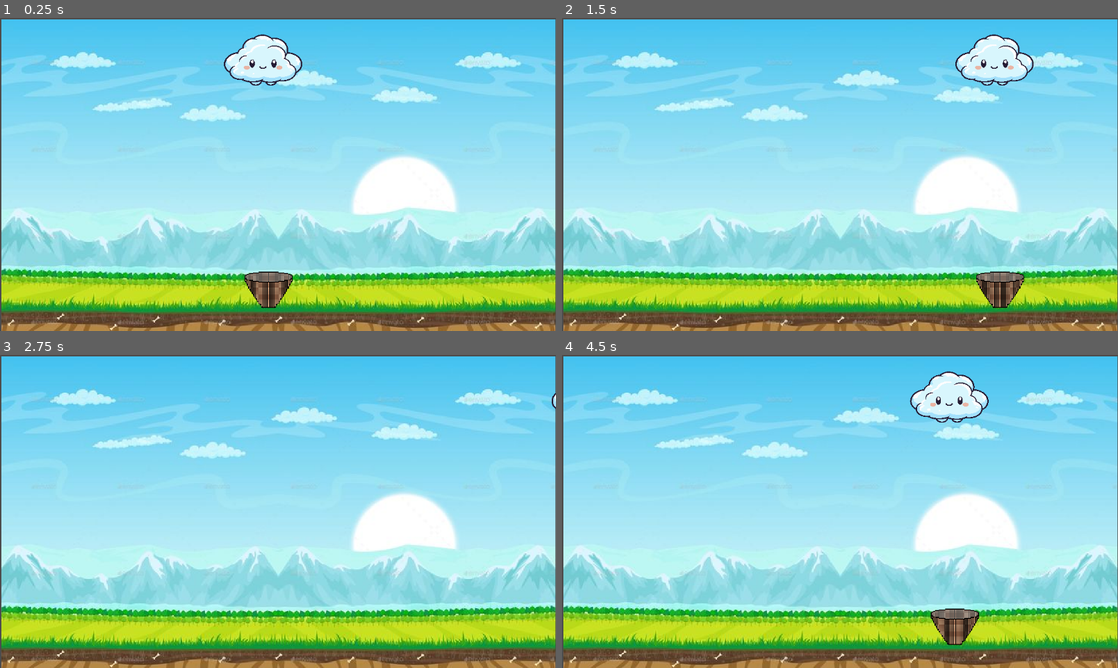
Above: before the commit, frames 1-4 (two rows, left to right).
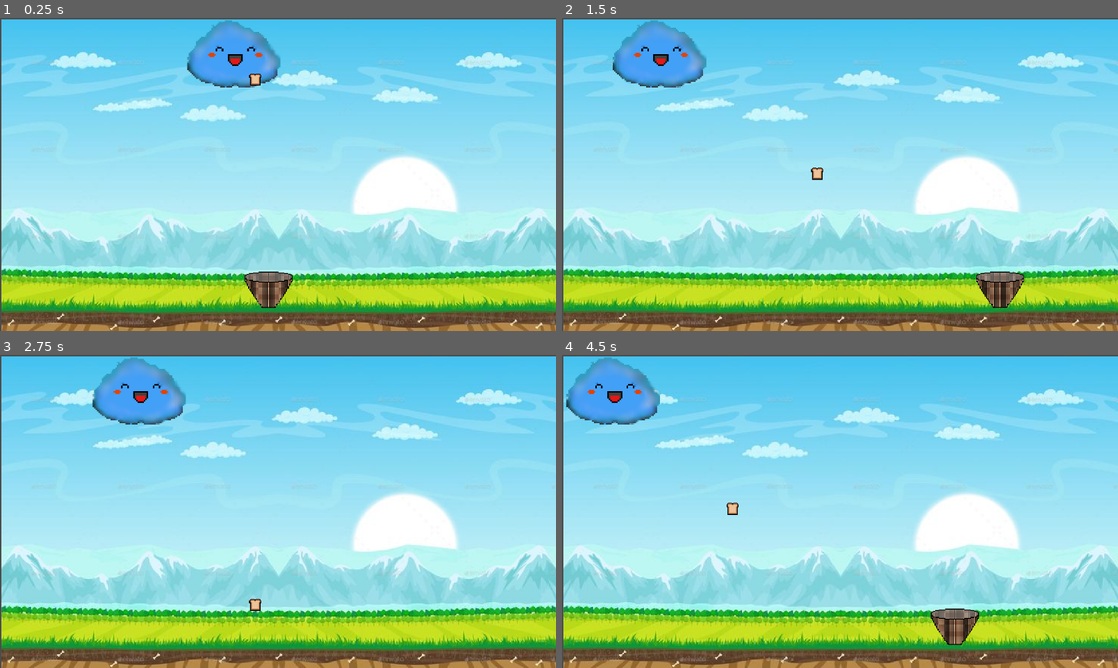
Above: after the commit, the same moments.

Repository: maltech0005-tech/Bread-Busket
Game: Godot game, scene res://scenes/game.tscn
Two runs of this game, one before a commit and one after it. Both use one fixed random seed, a clock stepped at 60 frames per second and the inputs below. Before the commit the project starts from res://scenes/main.tscn.
Inputs:
- Up to frame 1 (0.25 s): no input
- Up to frame 2 (1.5 s): tap Enter at 0.5 s; hold Right (ui_right) 0.53-1.28 s; tap Alt at 0.6 s; hold Down from 1.28 s (still down); tap Shift at 1.35 s
- Up to frame 3 (2.75 s): release Down at 2.03 s; hold Right (ui_right) from 2.03 s (still down); tap Alt at 2.1 s
- Up to frame 4 (4.5 s): release Right (ui_right) at 2.78 s; hold Up 2.78-3.53 s; tap Shift at 2.85, 4.35 s; hold Left (ui_left) from 3.53 s (still down); tap Alt at 3.6 s

The runs differ from the first frame. In frame 1, 4.1% of the frame differs, in the area x 3-100%, y 0-100%; in frame 2, 5.3%; in frame 3, 3.8%; in frame 4, 5.3%, in the area x 0-100%, y 0-100%.

Commit message:
addee new sprites, made clear randomized movement and speed for the cloud and bread spawning
now the game scene handles bread spawning. bread disappers on contact with basket

Diff:
--- a/project.godot
+++ b/project.godot
@@ -10,7 +10,7 @@
 
 [application]
 
-config/name="Food-Basket"
+config/name="Bread Basket"
 run/main_scene="uid://dagl2jsi6iqyj"
 config/features=PackedStringArray("4.5", "GL Compatibility")
 config/icon="res://icon.svg"
@@ -23,6 +23,19 @@
 
 enabled=PackedStringArray("res://addons/godot_super-wakatime/plugin.cfg")
 
+[input]
+
+right={
+"deadzone": 0.2,
+"events": [Object(InputEventKey,"resource_local_to_scene":false,"resource_name":"","device":-1,"window_id":0,"alt_pressed":false,"shift_pressed":false,"ctrl_pressed":false,"meta_pressed":false,"pressed":false,"keycode":0,"physical_keycode":4194321,"key_label":0,"unicode":0,"location":0,"echo":false,"script":null)
+]
+}
+left={
+"deadzone": 0.2,
+"events": [Object(InputEventKey,"resource_local_to_scene":false,"resource_name":"","device":-1,"window_id":0,"alt_pressed":false,"shift_pressed":false,"ctrl_pressed":false,"meta_pressed":false,"pressed":false,"keycode":0,"physical_keycode":4194319,"key_label":0,"unicode":0,"location":0,"echo":false,"script":null)
+]
+}
+
 [rendering]
 
 textures/canvas_textures/default_texture_filter=0
--- a/scenes/basket.tscn
+++ b/scenes/basket.tscn
@@ -1,9 +1,7 @@
-[gd_scene load_steps=6 format=3 uid="uid://drk5hxkm1vgwx"]
+[gd_scene load_steps=7 format=3 uid="uid://drk5hxkm1vgwx"]
 
 [ext_resource type="Script" uid="uid://dqct4inkqemm7" path="res://script/basket.gd" id="1_idgsc"]
 [ext_resource type="Texture2D" uid="uid://r32w51saa6nw" path="res://assets/basket.png" id="2_o74ig"]
-
-[sub_resource type="RectangleShape2D" id="RectangleShape2D_3myrj"]
 
 [sub_resource type="AtlasTexture" id="AtlasTexture_tyt6o"]
 atlas = ExtResource("2_o74ig")
@@ -20,11 +18,24 @@
 "speed": 5.0
 }]
 
+[sub_resource type="RectangleShape2D" id="RectangleShape2D_idgsc"]
+size = Vector2(62, 27)
+
+[sub_resource type="CircleShape2D" id="CircleShape2D_idgsc"]
+radius = 32.89377
+
 [node name="basket" type="CharacterBody2D"]
 script = ExtResource("1_idgsc")
 
-[node name="CollisionShape2D" type="CollisionShape2D" parent="."]
-shape = SubResource("RectangleShape2D_3myrj")
-
 [node name="AnimatedSprite2D" type="AnimatedSprite2D" parent="."]
 sprite_frames = SubResource("SpriteFrames_xn4va")
+
+[node name="CollisionShape2D" type="CollisionShape2D" parent="."]
+position = Vector2(0, -3.5)
+shape = SubResource("RectangleShape2D_idgsc")
+
+[node name="Area2D" type="Area2D" parent="."]
+
+[node name="CollisionShape2D" type="CollisionShape2D" parent="Area2D"]
+position = Vector2(0, -1)
+shape = SubResource("CircleShape2D_idgsc")
--- a/scenes/bread.tscn
+++ b/scenes/bread.tscn
@@ -1,13 +1,20 @@
-[gd_scene load_steps=3 format=3 uid="uid://bajosakgpd441"]
+[gd_scene load_steps=4 format=3 uid="uid://cleun01lmmbk4"]
 
-[sub_resource type="CircleShape2D" id="CircleShape2D_nckey"]
+[ext_resource type="Script" uid="uid://dro5onhqalb0x" path="res://script/bread.gd" id="1_16yqp"]
+[ext_resource type="Texture2D" uid="uid://f4cy2l1abf1x" path="res://assets/bread.png" id="1_svkq2"]
 
-[sub_resource type="SpriteFrames" id="SpriteFrames_lj8jo"]
+[sub_resource type="CircleShape2D" id="CircleShape2D_16yqp"]
 
-[node name="bread" type="CharacterBody2D"]
+[node name="Bread" type="Area2D"]
+script = ExtResource("1_16yqp")
+
+[node name="Sprite2D" type="Sprite2D" parent="."]
+texture = ExtResource("1_svkq2")
 
 [node name="CollisionShape2D" type="CollisionShape2D" parent="."]
-shape = SubResource("CircleShape2D_nckey")
+position = Vector2(0, 1)
+shape = SubResource("CircleShape2D_16yqp")
 
-[node name="AnimatedSprite2D" type="AnimatedSprite2D" parent="."]
-sprite_frames = SubResource("SpriteFrames_lj8jo")
+[connection signal="area_shape_entered" from="." to="." method="_on_area_shape_entered"]
+[connection signal="body_entered" from="." to="." method="_on_body_entered"]
+[connection signal="body_shape_entered" from="." to="." method="_on_body_shape_entered"]
--- a/scenes/character_body_2d.tscn
+++ /dev/null
@@ -1,13 +0,0 @@
-[gd_scene load_steps=3 format=3 uid="uid://dpfy1786g12m2"]
-
-[sub_resource type="CircleShape2D" id="CircleShape2D_nckey"]
-
-[sub_resource type="SpriteFrames" id="SpriteFrames_lj8jo"]
-
-[node name="bread" type="CharacterBody2D"]
-
-[node name="CollisionShape2D" type="CollisionShape2D" parent="."]
-shape = SubResource("CircleShape2D_nckey")
-
-[node name="AnimatedSprite2D" type="AnimatedSprite2D" parent="."]
-sprite_frames = SubResource("SpriteFrames_lj8jo")
--- a/scenes/cloud.tscn
+++ b/scenes/cloud.tscn
@@ -1,36 +1,58 @@
-[gd_scene load_steps=4 format=3 uid="uid://brk5ornw4rseq"]
+[gd_scene load_steps=9 format=3 uid="uid://brk5ornw4rseq"]
 
-[ext_resource type="Texture2D" uid="uid://bwkrkcye6pod1" path="res://assets/cloud.png" id="1_vlwrh"]
-
-[sub_resource type="GDScript" id="GDScript_vlwrh"]
-script/source = "extends CharacterBody2D
-
-
-const SPEED = 300.0
-const JUMP_VELOCITY = -400.0
-
-
-func _physics_process(delta: float) -> void:
-
-	var direction := Input.get_axis(\"ui_left\", \"ui_right\")
-	if direction:
-		velocity.x = direction * SPEED
-	else:
-		velocity.x = move_toward(velocity.x, 0, SPEED)
-
-	move_and_slide()
-"
+[ext_resource type="Texture2D" uid="uid://nqxp4my6vnoj" path="res://assets/cloud_happy.png" id="1_2kyfr"]
+[ext_resource type="Script" uid="uid://b513lnbnri2n5" path="res://script/cloud.gd" id="1_n1qj5"]
+[ext_resource type="PackedScene" uid="uid://cleun01lmmbk4" path="res://scenes/bread.tscn" id="2_fubt3"]
+[ext_resource type="Texture2D" uid="uid://cr1a50yywhvlx" path="res://assets/cloud_sad.png" id="2_n1qj5"]
 
 [sub_resource type="CircleShape2D" id="CircleShape2D_2kyfr"]
 radius = 51.009804
 
+[sub_resource type="AtlasTexture" id="AtlasTexture_fubt3"]
+atlas = ExtResource("1_2kyfr")
+region = Rect2(0, 0, 64, 64)
+
+[sub_resource type="AtlasTexture" id="AtlasTexture_sk0fm"]
+atlas = ExtResource("2_n1qj5")
+region = Rect2(0, 0, 64, 64)
+
+[sub_resource type="SpriteFrames" id="SpriteFrames_6omnh"]
+animations = [{
+"frames": [{
+"duration": 1.0,
+"texture": SubResource("AtlasTexture_fubt3")
+}],
+"loop": true,
+"name": &"happy",
+"speed": 5.0
+}, {
+"frames": [{
+"duration": 1.0,
+"texture": SubResource("AtlasTexture_sk0fm")
+}],
+"loop": true,
+"name": &"sad",
+"speed": 5.0
+}]
+
 [node name="cloud" type="CharacterBody2D"]
-script = SubResource("GDScript_vlwrh")
-
-[node name="Sprite2D" type="Sprite2D" parent="."]
-position = Vector2(-0.21774295, 0.25268555)
-scale = Vector2(0.015552698, 0.013592415)
-texture = ExtResource("1_vlwrh")
+script = ExtResource("1_n1qj5")
+bread = ExtResource("2_fubt3")
 
 [node name="CollisionShape2D" type="CollisionShape2D" parent="."]
+visible = false
 shape = SubResource("CircleShape2D_2kyfr")
+
+[node name="AnimatedSprite2D" type="AnimatedSprite2D" parent="."]
+position = Vector2(-1, 0)
+scale = Vector2(2, 1.9375)
+sprite_frames = SubResource("SpriteFrames_6omnh")
+animation = &"happy"
+autoplay = "happy"
+
+[node name="random_timer" type="Timer" parent="."]
+
+[node name="spawn_timer" type="Timer" parent="."]
+
+[connection signal="timeout" from="random_timer" to="." method="_on_random_timer_timeout"]
+[connection signal="timeout" from="spawn_timer" to="." method="_on_spawn_timer_timeout"]
--- /dev/null
+++ b/scenes/game.gd
@@ -0,0 +1,26 @@
+extends Node2D
+@export var bread: PackedScene
+@onready var spawn_timer: Timer = $spawn_timer
+
+var cloud = null
+
+# Called when the node enters the scene tree for the first time.
+func _ready() -> void:
+	cloud=get_tree().get_first_node_in_group("cloud")
+	spawn_timer.start(3)
+
+# Called every frame. 'delta' is the elapsed time since the previous frame.
+func _process(_delta: float) -> void:
+	pass
+
+func _on_left_pressed() -> void:
+	Input.action_press("left")
+
+func _on_right_pressed() -> void:
+	Input.action_press("right")
+
+func _on_spawn_timer_timeout() -> void:
+	var bread_spawn = bread.instantiate()
+	cloud=get_tree().get_first_node_in_group("cloud")
+	bread_spawn.global_position=cloud.global_position
+	add_child(bread_spawn)
--- /dev/null
+++ b/scenes/game.tscn
@@ -0,0 +1,117 @@
+[gd_scene load_steps=15 format=3 uid="uid://dagl2jsi6iqyj"]
+
+[ext_resource type="Texture2D" uid="uid://c7ah4k5x5k3sn" path="res://assets/bg1.jpg" id="1_iywne"]
+[ext_resource type="Script" uid="uid://cy0riad6dssft" path="res://scenes/game.gd" id="1_p57ef"]
+[ext_resource type="PackedScene" uid="uid://drk5hxkm1vgwx" path="res://scenes/basket.tscn" id="2_p57ef"]
+[ext_resource type="PackedScene" uid="uid://brk5ornw4rseq" path="res://scenes/cloud.tscn" id="3_u5sy4"]
+[ext_resource type="Texture2D" uid="uid://padcejxo8i70" path="res://assets/left_button.png" id="4_gee14"]
+[ext_resource type="Texture2D" uid="uid://dttb1btw7l5qc" path="res://assets/playbutton.png" id="5_0tnpc"]
+[ext_resource type="PackedScene" uid="uid://cleun01lmmbk4" path="res://scenes/bread.tscn" id="7_u5sy4"]
+
+[sub_resource type="WorldBoundaryShape2D" id="WorldBoundaryShape2D_jyhfs"]
+
+[sub_resource type="StyleBoxFlat" id="StyleBoxFlat_o6xl0"]
+bg_color = Color(0.005010658, 0.07290005, 0.16305697, 1)
+corner_radius_top_left = 6
+corner_radius_top_right = 6
+corner_radius_bottom_right = 6
+corner_radius_bottom_left = 6
+
+[sub_resource type="StyleBoxFlat" id="StyleBoxFlat_tefeu"]
+bg_color = Color(0.05490196, 0.29803923, 0.54509807, 0.9607843)
+corner_radius_top_left = 6
+corner_radius_top_right = 6
+corner_radius_bottom_right = 6
+corner_radius_bottom_left = 6
+
+[sub_resource type="StyleBoxFlat" id="StyleBoxFlat_tbgi4"]
+bg_color = Color(0.056684233, 0.29733434, 0.5448543, 1)
+corner_radius_top_left = 6
+corner_radius_top_right = 6
+corner_radius_bottom_right = 6
+corner_radius_bottom_left = 6
+
+[sub_resource type="StyleBoxFlat" id="StyleBoxFlat_tipki"]
+bg_color = Color(0.003921569, 0.07450981, 0.16470589, 1)
+corner_radius_top_left = 6
+corner_radius_top_right = 6
+corner_radius_bottom_right = 6
+corner_radius_bottom_left = 6
+
+[sub_resource type="StyleBoxFlat" id="StyleBoxFlat_85g3d"]
+bg_color = Color(0.05490196, 0.29803923, 0.54509807, 0.9607843)
+corner_radius_top_left = 6
+corner_radius_top_right = 6
+corner_radius_bottom_right = 6
+corner_radius_bottom_left = 6
+
+[sub_resource type="StyleBoxFlat" id="StyleBoxFlat_choun"]
+bg_color = Color(0.05490196, 0.29803923, 0.54509807, 1)
+
+[node name="game" type="Node2D"]
+script = ExtResource("1_p57ef")
+bread = ExtResource("7_u5sy4")
+
+[node name="bg" type="Sprite2D" parent="."]
+position = Vector2(369.5, 208)
+scale = Vector2(1.0013587, 1)
+texture = ExtResource("1_iywne")
+
+[node name="basket" parent="." instance=ExtResource("2_p57ef")]
+position = Vector2(356, 360)
+
+[node name="Area2D" type="Area2D" parent="."]
+position = Vector2(369, 208)
+
+[node name="CollisionShape2D" type="CollisionShape2D" parent="Area2D"]
+position = Vector2(3, 177)
+shape = SubResource("WorldBoundaryShape2D_jyhfs")
+disabled = true
+
+[node name="Camera2D" type="Camera2D" parent="."]
+position = Vector2(356, 360)
+zoom = Vector2(1.56, 1.56)
+limit_left = 0
+limit_top = 0
+limit_right = 737
+limit_bottom = 414
+limit_smoothed = true
+
+[node name="cloud" parent="." instance=ExtResource("3_u5sy4")]
+position = Vector2(349, 55)
+
+[node name="CanvasLayer" type="CanvasLayer" parent="."]
+
+[node name="left" type="Button" parent="CanvasLayer"]
+visible = false
+offset_left = 6.0
+offset_top = 609.0
+offset_right = 70.0
+offset_bottom = 640.0
+theme_override_styles/normal = SubResource("StyleBoxFlat_o6xl0")
+theme_override_styles/pressed = SubResource("StyleBoxFlat_tefeu")
+theme_override_styles/hover = SubResource("StyleBoxFlat_tbgi4")
+text = "LEFT"
+icon = ExtResource("4_gee14")
+
+[node name="right" type="Button" parent="CanvasLayer"]
+visible = false
+offset_left = 1067.0
+offset_top = 609.0
+offset_right = 1143.0
+offset_bottom = 640.0
+theme_override_styles/normal = SubResource("StyleBoxFlat_tipki")
+theme_override_styles/pressed = SubResource("StyleBoxFlat_85g3d")
+theme_override_styles/hover = SubResource("StyleBoxFlat_choun")
+text = "RIGHT"
+icon = ExtResource("5_0tnpc")
+icon_alignment = 2
+
+[node name="Bread" parent="." instance=ExtResource("7_u5sy4")]
+position = Vector2(338.30444, 55.761345)
+
+[node name="spawn_timer" type="Timer" parent="."]
+
+[connection signal="pressed" from="CanvasLayer/left" to="." method="_on_left_pressed"]
+[connection signal="pressed" from="CanvasLayer/right" to="." method="_on_right_pressed"]
+[connection signal="timeout" from="spawn_timer" to="." method="_on_spawn_timer_timeout"]
--- /dev/null
+++ b/scenes/hail.tscn
@@ -0,0 +1,16 @@
+[gd_scene load_steps=3 format=3 uid="uid://chugoet7aphwn"]
+
+[ext_resource type="Texture2D" uid="uid://bpk3eyt32x8gl" path="res://assets/hail.png" id="1_i17hj"]
+
+[sub_resource type="CircleShape2D" id="CircleShape2D_i17hj"]
+radius = 11.0
+
+[node name="Hail" type="Node2D"]
+
+[node name="Area2D" type="Area2D" parent="."]
+
+[node name="Sprite2D" type="Sprite2D" parent="Area2D"]
+texture = ExtResource("1_i17hj")
+
+[node name="CollisionShape2D" type="CollisionShape2D" parent="Area2D"]
+shape = SubResource("CircleShape2D_i17hj")
--- a/scenes/main.tscn
+++ /dev/null
@@ -1,36 +0,0 @@
-[gd_scene load_steps=5 format=3 uid="uid://dagl2jsi6iqyj"]
-
-[ext_resource type="Texture2D" uid="uid://c7ah4k5x5k3sn" path="res://assets/bg1.jpg" id="1_0wfyh"]
-[ext_resource type="PackedScene" uid="uid://drk5hxkm1vgwx" path="res://scenes/basket.tscn" id="2_sugp2"]
-[ext_resource type="PackedScene" uid="uid://brk5ornw4rseq" path="res://scenes/cloud.tscn" id="3_sugp2"]
-
-[sub_resource type="WorldBoundaryShape2D" id="WorldBoundaryShape2D_jyhfs"]
-
-[node name="main" type="Node2D"]
-
-[node name="bg" type="Sprite2D" parent="."]
-position = Vector2(369, 208)
-texture = ExtResource("1_0wfyh")
-
-[node name="basket" parent="." instance=ExtResource("2_sugp2")]
-position = Vector2(356, 360)
-
-[node name="Area2D" type="Area2D" parent="."]
-position = Vector2(369, 208)
-
-[node name="CollisionShape2D" type="CollisionShape2D" parent="Area2D"]
-position = Vector2(3, 177)
-shape = SubResource("WorldBoundaryShape2D_jyhfs")
-disabled = true
-
-[node name="Camera2D" type="Camera2D" parent="."]
-position = Vector2(356, 360)
-zoom = Vector2(1.56, 1.56)
-limit_left = 0
-limit_top = 0
-limit_right = 737
-limit_bottom = 414
-limit_smoothed = true
-
-[node name="cloud" parent="." instance=ExtResource("3_sugp2")]
-position = Vector2(349, 55)
--- /dev/null
+++ b/scenes/trial.tscn
@@ -0,0 +1,10 @@
+[gd_scene load_steps=2 format=3 uid="uid://cdd3w37rvr8wk"]
+
+[sub_resource type="RectangleShape2D" id="RectangleShape2D_3q0qp"]
+
+[node name="Trial" type="Node2D"]
+
+[node name="CharacterBody2D" type="CharacterBody2D" parent="."]
+
+[node name="CollisionShape2D" type="CollisionShape2D" parent="CharacterBody2D"]
+shape = SubResource("RectangleShape2D_3q0qp")
--- a/script/basket.gd
+++ b/script/basket.gd
@@ -1,13 +1,14 @@
 extends CharacterBody2D
-
 
 const SPEED = 300.0
 const JUMP_VELOCITY = -400.0
 
+func _ready() -> void:
+	add_to_group("basket")
 
-func _physics_process(delta: float) -> void:
+func _physics_process(_delta: float) -> void:
 
-	var direction := Input.get_axis("ui_left", "ui_right")
+	var direction := Input.get_axis("left", "right")
 	if direction:
 		velocity.x = direction * SPEED
 	else:
--- /dev/null
+++ b/script/bread.gd
@@ -0,0 +1,24 @@
+extends Node2D
+@onready var animated_sprite_2d: Sprite2D = $Sprite2D
+
+var Speed = 100
+
+func _ready() -> void:
+	add_to_group("bread")
+
+func _process(delta: float) -> void:
+	global_position.y+=Speed*delta
+
+func _on_body_entered(body: Node2D) -> void:
+	if body.is_in_group("basket"):
+		queue_free()
+
+#func _on_body_shape_entered(_body_rid: RID, body: Node2D, _body_shape_index: int, _local_shape_index: int) -> void:
+	#if body.is_in_group("basket"):
+		#print("2")
+		#queue_free()
+
+#func _on_area_shape_entered(area_rid: RID, area: Area2D, area_shape_index: int, local_shape_index: int) -> void:
+	#if area.is_in_group("basket"):
+		#print("1")
+		#queue_free()
--- /dev/null
+++ b/script/cloud.gd
@@ -0,0 +1,39 @@
+extends CharacterBody2D
+
+@onready var random_timer: Timer = $random_timer
+@onready var spawn_timer: Timer = $spawn_timer
+@export var bread: PackedScene
+
+const JUMP_VELOCITY = -400.0
+var init_pos: Vector2
+
+var direction: int = -1
+var speed = 3.0
+var computing = false
+
+func _ready() -> void:
+	add_to_group("cloud")
+	init_pos =global_position
+	rand_move()
+	spawn_timer.start(3)
+
+func _physics_process(_delta: float) -> void:
+	if position.x<70:
+		direction=1
+	if position.x>638:
+		direction=-1
+	velocity.x=direction*speed
+	move_and_slide()
+
+func rand_move():
+	direction=[-1, 1].pick_random()
+	speed = randf_range(100, 150)
+	random_timer.start(randf_range(2.0,4.0))
+
+func _on_random_timer_timeout() -> void:
+	rand_move()
+
+#func _on_spawn_timer_timeout() -> void:
+	#var bread_spawn = bread.instantiate()
+	#bread_spawn.global_position=Vector2.ZERO
+	#add_child(bread_spawn)
Binary file added: assets/Bread_meter.png
Not shown, added: assets/Bread_meter.png.import
Binary file added: assets/bread.png
Not shown, added: assets/bread.png.import
Binary file added: assets/cloud.ase
Binary file added: assets/cloud_happy.png
Not shown, added: assets/cloud_happy.png.import
Binary file added: assets/cloud_sad.png
Not shown, added: assets/cloud_sad.png.import
Binary file added: assets/hail.png
Not shown, added: assets/hail.png.import
Binary file added: assets/left_button.ase
(and 10 more such lines)
